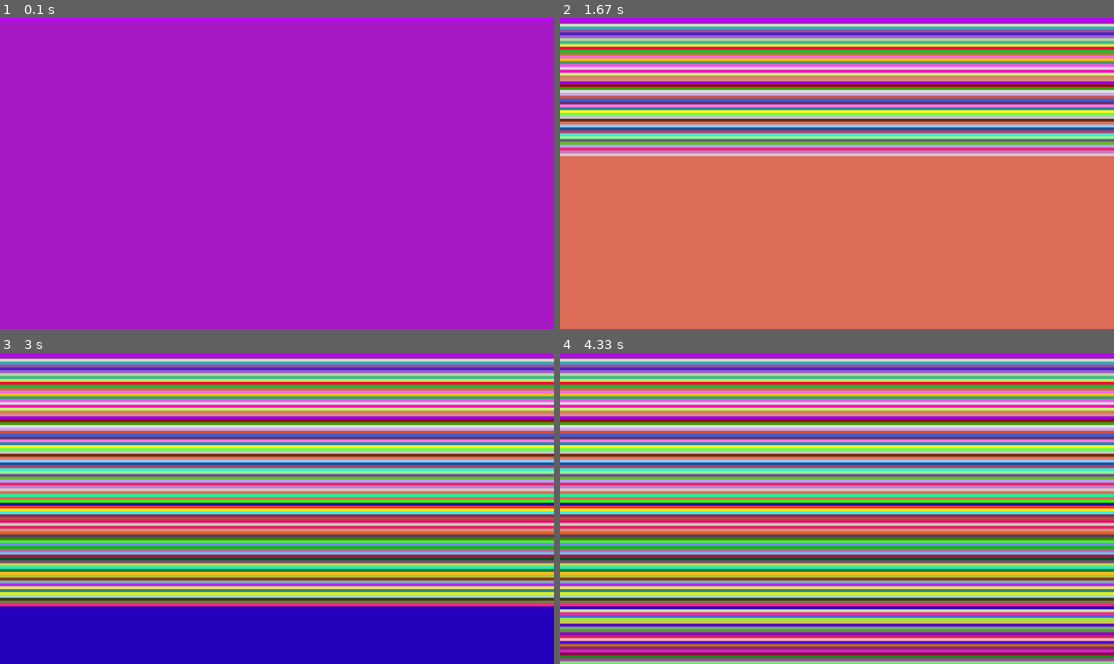
Above: before the commit, frames 1-4 (two rows, left to right).
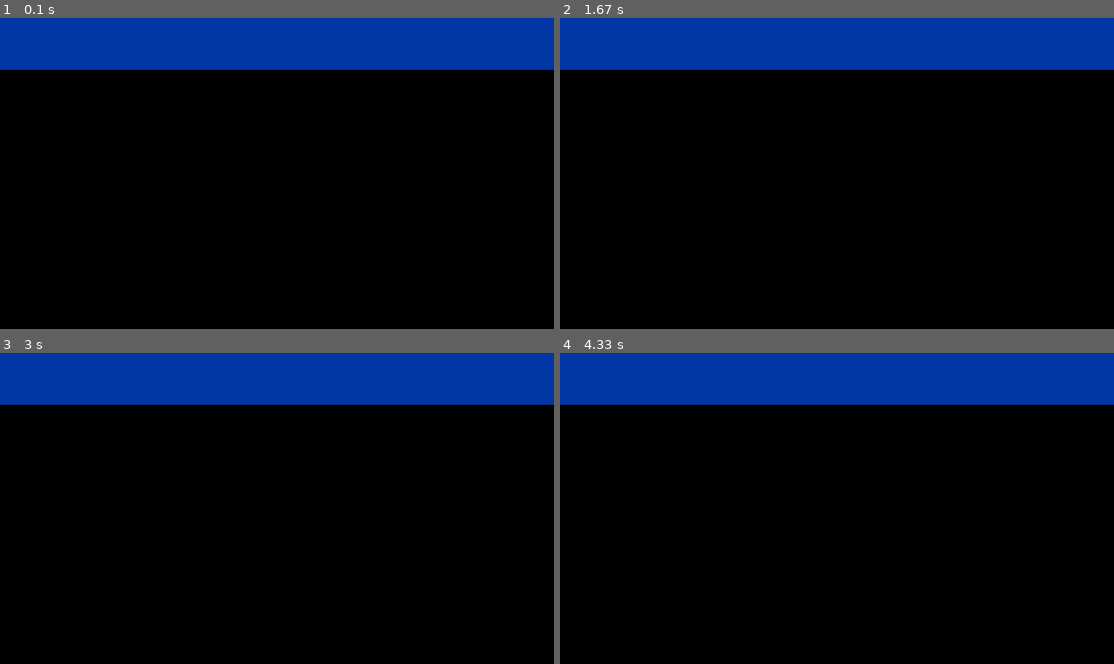
Above: after the commit, the same moments.

Repository: ESWDigitalWasteBins/DigitalWasteBins
Game: pygame game, started from dwb/display.py
Same seed, same stepped clock (60 frames per second), same inputs: the game is played once before the commit and once after it.
Inputs:
- Up to frame 1 (0.1 s): no input
- Up to frame 2 (1.67 s): no input
- Up to frame 3 (3 s): no input
- Up to frame 4 (4.33 s): no input

The runs differ from the first frame. In frame 1, 100% of the frame differs, in the area x 0-100%, y 0-100%; in frame 2, 100%; in frame 3, 100%; in frame 4, 100%.

Commit message:
Add header

Diff:
--- a/dwb/display.py
+++ b/dwb/display.py
@@ -198,10 +198,10 @@
     screen = pygame.display.set_mode()
     pygame.display.set_caption('Display Test')
 
-    # header_height = int(TEXT_RATIO*screen.get_height())
-    # header = Header(screen, 0, 0,
-    #                 screen.get_width(), header_height,
-    #                 'RECYCLE', BLUE)
+    header_height = int(TEXT_RATIO*screen.get_height())
+    header = Header(screen, 0, 0,
+                    screen.get_width(), header_height,
+                    'RECYCLE', BLUE)
     #
     # frame_count = 1
     # content_per_frame = 1
@@ -222,7 +222,6 @@
     clock = pygame.time.Clock()
     running = True
 
-    y = 0
     while running:
         for event in pygame.event.get():
             if event.type == pygame.QUIT:
@@ -235,8 +234,8 @@
 
         # screen.fill((0, 0, 0))
 
-        pygame.draw.rect(screen, (255*random(), 255*random(), 255*random()), (0, y, screen.get_width(), screen.get_height()))
-        y += 10
+        header.draw()
+
         clock.tick(30)
 
         pygame.display.flip()
